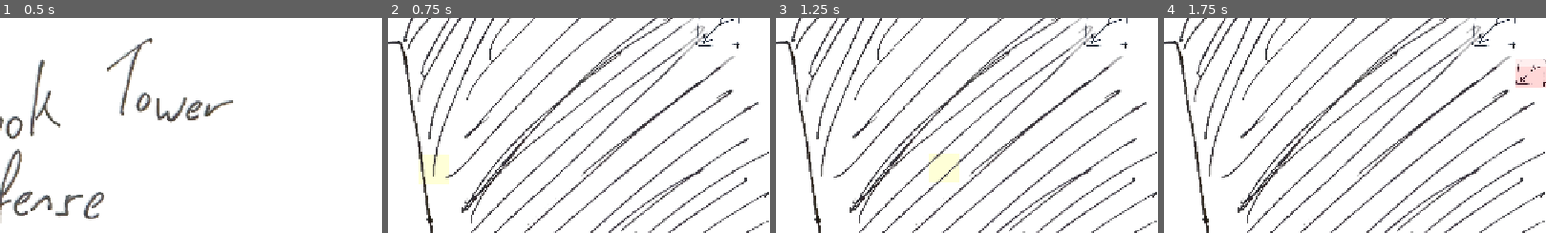
Above: before the commit, frames 1-4 (left to right).
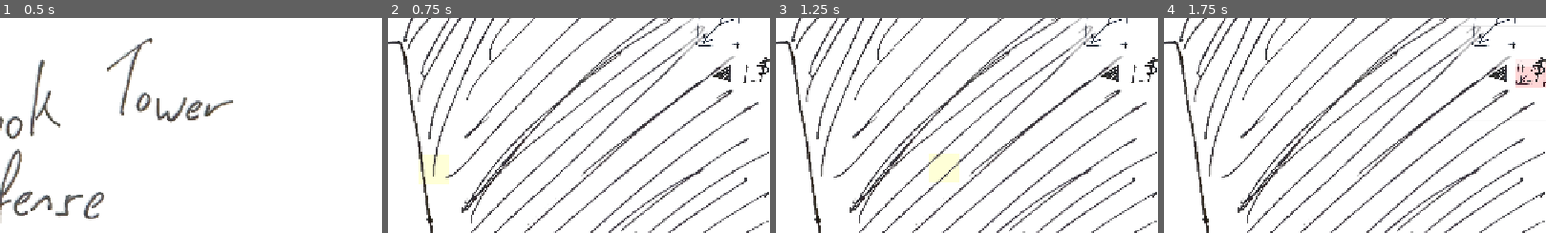
Above: after the commit, the same moments.

Repository: OzuYatamutsu/notebook-tower-defense
Game: Godot game, scene res://levels/StartScreen.tscn
Same seed, same stepped clock (60 frames per second), same inputs: the game is played once before the commit and once after it.
Inputs (mouse positions are % of the whole screen's width and height, from its top left):
- Up to frame 1 (0.5 s): no input
- Up to frame 2 (0.75 s): move the mouse to (72, 45) at 0.52 s; click (72, 45) at 0.67 s
- Up to frame 3 (1.25 s): no input
- Up to frame 4 (1.75 s): click (98, 23) at 1.27 s
The pictures show only the part of the screen within x 50-100%, y 10-60%; the shares and areas given below are measured in that part.

Frame 1 is identical in both runs. In frame 2, 0.4% of the frame differs, in the area x 85-100%, y 18-31%; in frame 3, 0.4%; in frame 4, 0.5%, in the area x 75-100%, y 3-31%.

Commit message:
Start work on tower buy panel UI

Diff:
--- a/components/SelectedTowerMeter.tscn
+++ b/components/SelectedTowerMeter.tscn
@@ -1,7 +1,8 @@
-[gd_scene load_steps=3 format=3 uid="uid://fr40caw6de22"]
+[gd_scene load_steps=4 format=3 uid="uid://fr40caw6de22"]
 
 [ext_resource type="Script" uid="uid://df48v3jfpyvmn" path="res://components/selected_tower_meter.gd" id="1_0ypj4"]
 [ext_resource type="Texture2D" uid="uid://dy670a2p2itmx" path="res://sprites/selected_label.png" id="1_4juqg"]
+[ext_resource type="Texture2D" uid="uid://bosnkotrfix0u" path="res://sprites/arrow_tower.png" id="3_yc8g1"]
 
 [node name="SelectedTowerMeter" type="Control" groups=["selected_tower_meter"]]
 layout_mode = 3
@@ -31,3 +32,4 @@
 [node name="Sprite" type="Sprite2D" parent="."]
 position = Vector2(245, 450)
 scale = Vector2(0.5, 0.5)
+texture = ExtResource("3_yc8g1")
--- /dev/null
+++ b/components/TowerBuyPanel.tscn
@@ -0,0 +1,258 @@
+[gd_scene load_steps=9 format=3 uid="uid://o1i4jsdysgqk"]
+
+[ext_resource type="Texture2D" uid="uid://c8jgksime7lxd" path="res://sprites/ui_towers_buy_icon.png" id="1_6i1ck"]
+[ext_resource type="Script" uid="uid://bs1ssl8t8e2y5" path="res://components/tower_buy_panel.gd" id="1_iuxfk"]
+[ext_resource type="Texture2D" uid="uid://chg8jf6qcar3g" path="res://sprites/ui_arrow_left.png" id="2_iuxfk"]
+[ext_resource type="Texture2D" uid="uid://6qanl1kbmlkm" path="res://sprites/ui_arrow_right.png" id="3_kgcwn"]
+
+[sub_resource type="Animation" id="Animation_kgcwn"]
+resource_name = "open"
+length = 0.5
+tracks/0/type = "value"
+tracks/0/imported = false
+tracks/0/enabled = true
+tracks/0/path = NodePath(".:position")
+tracks/0/interp = 2
+tracks/0/loop_wrap = true
+tracks/0/keys = {
+"times": PackedFloat32Array(0, 0.5),
+"transitions": PackedFloat32Array(1, 1),
+"update": 0,
+"values": [Vector2(0, 0), Vector2(-300, 0)]
+}
+tracks/1/type = "value"
+tracks/1/imported = false
+tracks/1/enabled = true
+tracks/1/path = NodePath("ButtonExpandLeft:disabled")
+tracks/1/interp = 1
+tracks/1/loop_wrap = true
+tracks/1/keys = {
+"times": PackedFloat32Array(0),
+"transitions": PackedFloat32Array(1),
+"update": 1,
+"values": [true]
+}
+tracks/2/type = "value"
+tracks/2/imported = false
+tracks/2/enabled = true
+tracks/2/path = NodePath("ButtonExpandLeft:visible")
+tracks/2/interp = 1
+tracks/2/loop_wrap = true
+tracks/2/keys = {
+"times": PackedFloat32Array(0),
+"transitions": PackedFloat32Array(1),
+"update": 1,
+"values": [false]
+}
+tracks/3/type = "value"
+tracks/3/imported = false
+tracks/3/enabled = true
+tracks/3/path = NodePath("ButtonContractRight:visible")
+tracks/3/interp = 1
+tracks/3/loop_wrap = true
+tracks/3/keys = {
+"times": PackedFloat32Array(0),
+"transitions": PackedFloat32Array(1),
+"update": 1,
+"values": [true]
+}
+tracks/4/type = "value"
+tracks/4/imported = false
+tracks/4/enabled = true
+tracks/4/path = NodePath("ButtonContractRight:disabled")
+tracks/4/interp = 1
+tracks/4/loop_wrap = true
+tracks/4/keys = {
+"times": PackedFloat32Array(0),
+"transitions": PackedFloat32Array(1),
+"update": 1,
+"values": [false]
+}
+
+[sub_resource type="Animation" id="Animation_ayuvl"]
+length = 0.001
+tracks/0/type = "value"
+tracks/0/imported = false
+tracks/0/enabled = true
+tracks/0/path = NodePath(".:position")
+tracks/0/interp = 1
+tracks/0/loop_wrap = true
+tracks/0/keys = {
+"times": PackedFloat32Array(0),
+"transitions": PackedFloat32Array(1),
+"update": 0,
+"values": [Vector2(0, 0)]
+}
+tracks/1/type = "value"
+tracks/1/imported = false
+tracks/1/enabled = true
+tracks/1/path = NodePath("ButtonExpandLeft:disabled")
+tracks/1/interp = 1
+tracks/1/loop_wrap = true
+tracks/1/keys = {
+"times": PackedFloat32Array(0),
+"transitions": PackedFloat32Array(1),
+"update": 1,
+"values": [false]
+}
+tracks/2/type = "value"
+tracks/2/imported = false
+tracks/2/enabled = true
+tracks/2/path = NodePath("ButtonExpandLeft:visible")
+tracks/2/interp = 1
+tracks/2/loop_wrap = true
+tracks/2/keys = {
+"times": PackedFloat32Array(0),
+"transitions": PackedFloat32Array(1),
+"update": 1,
+"values": [true]
+}
+tracks/3/type = "value"
+tracks/3/imported = false
+tracks/3/enabled = true
+tracks/3/path = NodePath("ButtonContractRight:disabled")
+tracks/3/interp = 1
+tracks/3/loop_wrap = true
+tracks/3/keys = {
+"times": PackedFloat32Array(0),
+"transitions": PackedFloat32Array(1),
+"update": 1,
+"values": [true]
+}
+tracks/4/type = "value"
+tracks/4/imported = false
+tracks/4/enabled = true
+tracks/4/path = NodePath("ButtonContractRight:visible")
+tracks/4/interp = 1
+tracks/4/loop_wrap = true
+tracks/4/keys = {
+"times": PackedFloat32Array(0),
+"transitions": PackedFloat32Array(1),
+"update": 1,
+"values": [false]
+}
+
+[sub_resource type="Animation" id="Animation_6tlop"]
+resource_name = "close"
+length = 0.5
+tracks/0/type = "value"
+tracks/0/imported = false
+tracks/0/enabled = true
+tracks/0/path = NodePath(".:position")
+tracks/0/interp = 2
+tracks/0/loop_wrap = true
+tracks/0/keys = {
+"times": PackedFloat32Array(0.0333333, 0.5),
+"transitions": PackedFloat32Array(1, 1),
+"update": 0,
+"values": [Vector2(-300, 0), Vector2(0, 0)]
+}
+tracks/1/type = "value"
+tracks/1/imported = false
+tracks/1/enabled = true
+tracks/1/path = NodePath("ButtonExpandLeft:disabled")
+tracks/1/interp = 1
+tracks/1/loop_wrap = true
+tracks/1/keys = {
+"times": PackedFloat32Array(0),
+"transitions": PackedFloat32Array(1),
+"update": 1,
+"values": [false]
+}
+tracks/2/type = "value"
+tracks/2/imported = false
+tracks/2/enabled = true
+tracks/2/path = NodePath("ButtonExpandLeft:visible")
+tracks/2/interp = 1
+tracks/2/loop_wrap = true
+tracks/2/keys = {
+"times": PackedFloat32Array(0),
+"transitions": PackedFloat32Array(1),
+"update": 1,
+"values": [true]
+}
+tracks/3/type = "value"
+tracks/3/imported = false
+tracks/3/enabled = true
+tracks/3/path = NodePath("ButtonContractRight:disabled")
+tracks/3/interp = 1
+tracks/3/loop_wrap = true
+tracks/3/keys = {
+"times": PackedFloat32Array(0),
+"transitions": PackedFloat32Array(1),
+"update": 1,
+"values": [true]
+}
+tracks/4/type = "value"
+tracks/4/imported = false
+tracks/4/enabled = true
+tracks/4/path = NodePath("ButtonContractRight:visible")
+tracks/4/interp = 1
+tracks/4/loop_wrap = true
+tracks/4/keys = {
+"times": PackedFloat32Array(0),
+"transitions": PackedFloat32Array(1),
+"update": 1,
+"values": [false]
+}
+
+[sub_resource type="AnimationLibrary" id="AnimationLibrary_vrjho"]
+_data = {
+&"RESET": SubResource("Animation_ayuvl"),
+&"close": SubResource("Animation_6tlop"),
+&"open": SubResource("Animation_kgcwn")
+}
+
+[node name="TowerBuyPanel" type="Control"]
+layout_mode = 3
+anchors_preset = 15
+anchor_right = 1.0
+anchor_bottom = 1.0
+grow_horizontal = 2
+grow_vertical = 2
+script = ExtResource("1_iuxfk")
+
+[node name="BgRect" type="ColorRect" parent="."]
+layout_mode = 1
+anchors_preset = 15
+anchor_right = 1.0
+anchor_bottom = 1.0
+offset_right = 1089.0
+offset_bottom = 843.0
+grow_horizontal = 2
+grow_vertical = 2
+color = Color(1, 1, 1, 0.588235)
+
+[node name="ButtonTowerBuy" type="Button" parent="."]
+layout_mode = 1
+offset_left = -337.0
+offset_top = -157.0
+offset_right = 163.0
+offset_bottom = 343.0
+icon = ExtResource("1_6i1ck")
+flat = true
+
+[node name="ButtonExpandLeft" type="Button" parent="."]
+layout_mode = 1
+offset_left = -518.0
+offset_top = -163.0
+offset_right = 7.0
+offset_bottom = 362.0
+icon = ExtResource("2_iuxfk")
+flat = true
+
+[node name="ButtonContractRight" type="Button" parent="."]
+visible = false
+layout_mode = 1
+offset_left = -154.0
+offset_top = -163.0
+offset_right = 354.0
+offset_bottom = 345.0
+disabled = true
+icon = ExtResource("3_kgcwn")
+flat = true
+
+[node name="AnimationPlayer" type="AnimationPlayer" parent="."]
+libraries = {
+&"": SubResource("AnimationLibrary_vrjho")
+}
--- /dev/null
+++ b/components/tower_buy_panel.gd
@@ -0,0 +1,2 @@
+class_name TowerBuyPanel
+extends Control
--- a/levels/test_level.tscn
+++ b/levels/test_level.tscn
@@ -9,6 +9,7 @@
 [ext_resource type="PackedScene" uid="uid://osxbwsluain5" path="res://components/level_spawn.tscn" id="5_o6mel"]
 [ext_resource type="PackedScene" uid="uid://fr40caw6de22" path="res://components/SelectedTowerMeter.tscn" id="5_wndkh"]
 [ext_resource type="PackedScene" uid="uid://ddjempya4tffr" path="res://components/mobs_parent.tscn" id="6_4n8tn"]
+[ext_resource type="PackedScene" uid="uid://o1i4jsdysgqk" path="res://components/TowerBuyPanel.tscn" id="6_wkb0e"]
 [ext_resource type="Texture2D" uid="uid://uao5bdiyd7ug" path="res://levels/test_level_layout.png" id="7_ly3hx"]
 
 [sub_resource type="Curve2D" id="Curve2D_4n8tn"]
@@ -83,6 +84,16 @@
 scale = Vector2(0.3, 0.3)
 pivot_offset = Vector2(-230, -60)
 
+[node name="TowerBuyPanel" parent="UI" instance=ExtResource("6_wkb0e")]
+anchors_preset = 1
+anchor_left = 1.0
+anchor_bottom = 0.0
+offset_top = 137.0
+offset_bottom = 137.0
+grow_horizontal = 0
+grow_vertical = 1
+scale = Vector2(0.3, 0.3)
+
 [node name="viewport" type="CanvasLayer" parent="."]
 
 [node name="bg_color" type="ColorRect" parent="viewport"]
Not shown, added: components/tower_buy_panel.gd.uid
Not shown: 1 places in levels/test_level.tscn that only renumber resources
Not shown, added: sprites/ui_arrow_down.png.import
Not shown, added: sprites/ui_arrow_left.png.import
Not shown, added: sprites/ui_arrow_right.png.import
Not shown, added: sprites/ui_arrow_up.png.import
Not shown, added: sprites/ui_cost_label.png.import
Not shown, added: sprites/ui_damage_label.png.import
Not shown, added: sprites/ui_towers_buy_icon.png.import
Not shown, added: sprites/ui_towers_label.png.import
